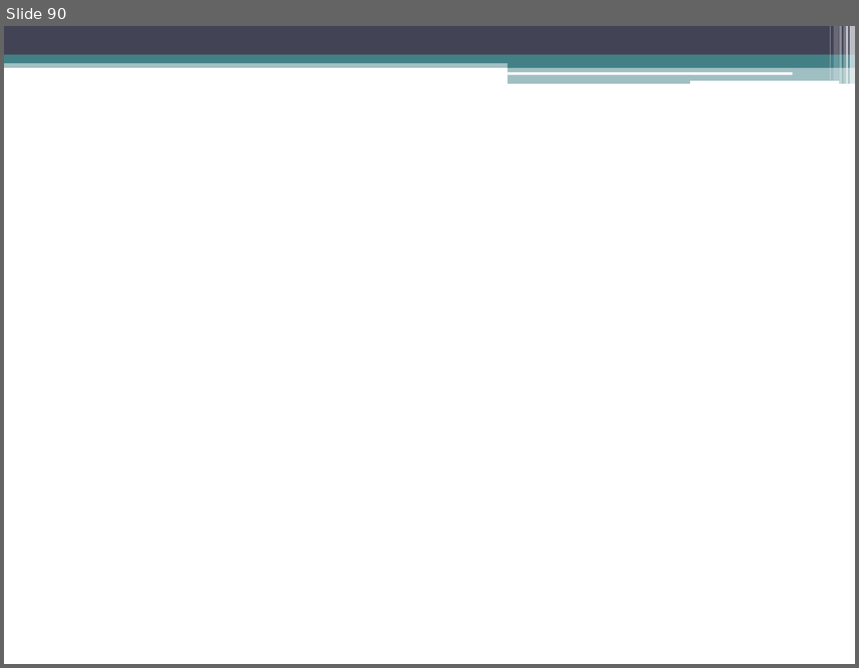
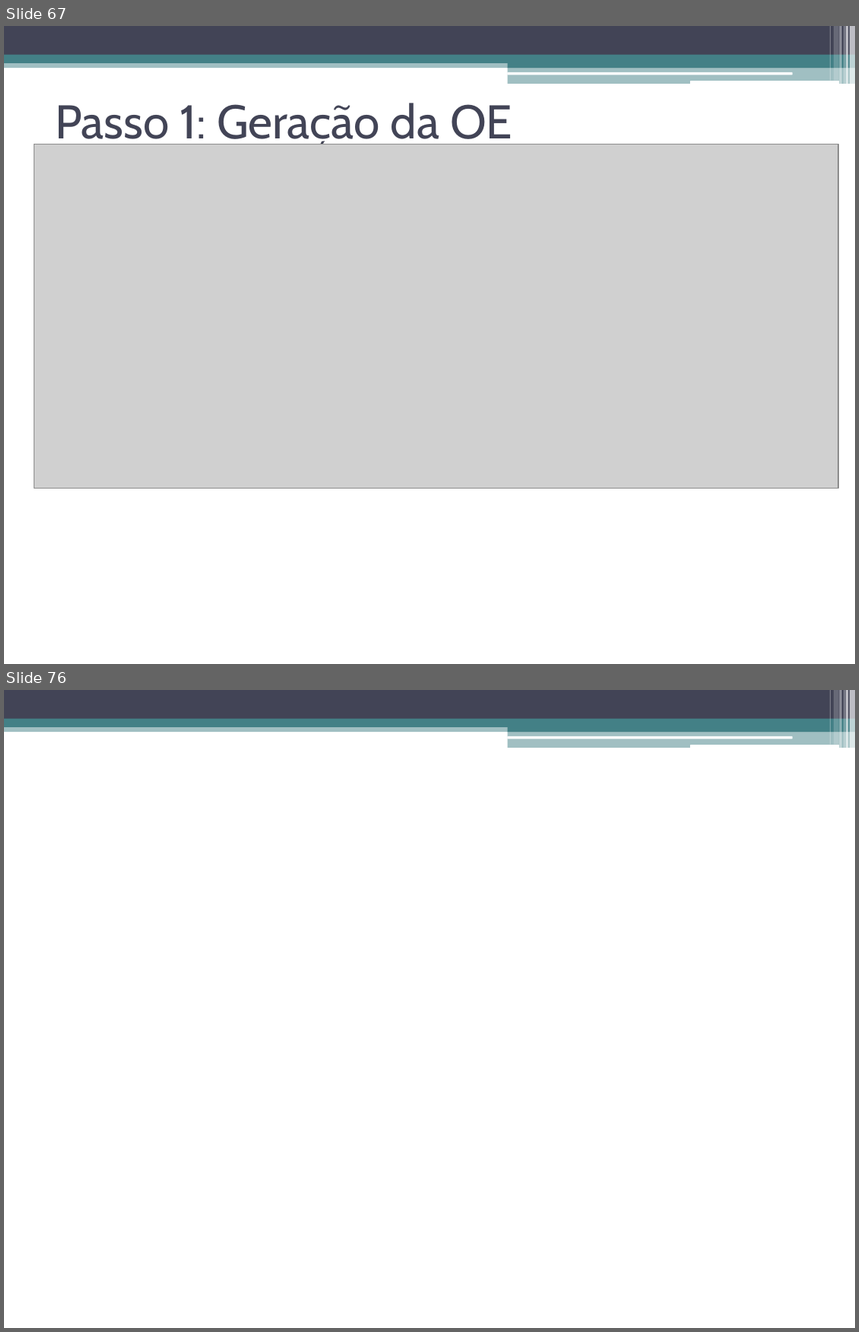
Before and after one commit to luiseufrasio/mestrado-ufc-eufrasio, a slide deck: dissertação/dissertacao_eufrasio-slides.pptx. Shown one above the other, each under a label of ours: slide 90 before the commit, slides 67 and 76 after it; the slides between them are not shown. The pictures are 859x668 and 859x1332 pixels, drawn with LibreOffice and Linux fonts; fonts in the diff are those of the drawing; grey boxes stand for pictures. Boxes give left, top, right and bottom in pixels: in the first picture for what was removed or moved away, otherwise in the second. Text is boxed around its words. In the diff, an @@ line names an element or a change of style, - is before the commit and + after.

```diff
--- a/dissertação/dissertacao_eufrasio-slides.pptx
+++ b/dissertação/dissertacao_eufrasio-slides.pptx
@@ slide 67 added at bbox=[4, 26, 855, 664], background #FFFFFF; not listed: 13 template elements that a slide beside it also shows @@
@@ title added at bbox=[55, 103, 512, 150], 40 pt, text #424456 @@
+Passo 1: Geração da OE
@@ picture added at bbox=[34, 145, 838, 489] @@
@@ what was slide 90 is now slide 76 @@
```
Also in this commit, not shown: 9 other slides added, 24 slides removed, 2 other files.
